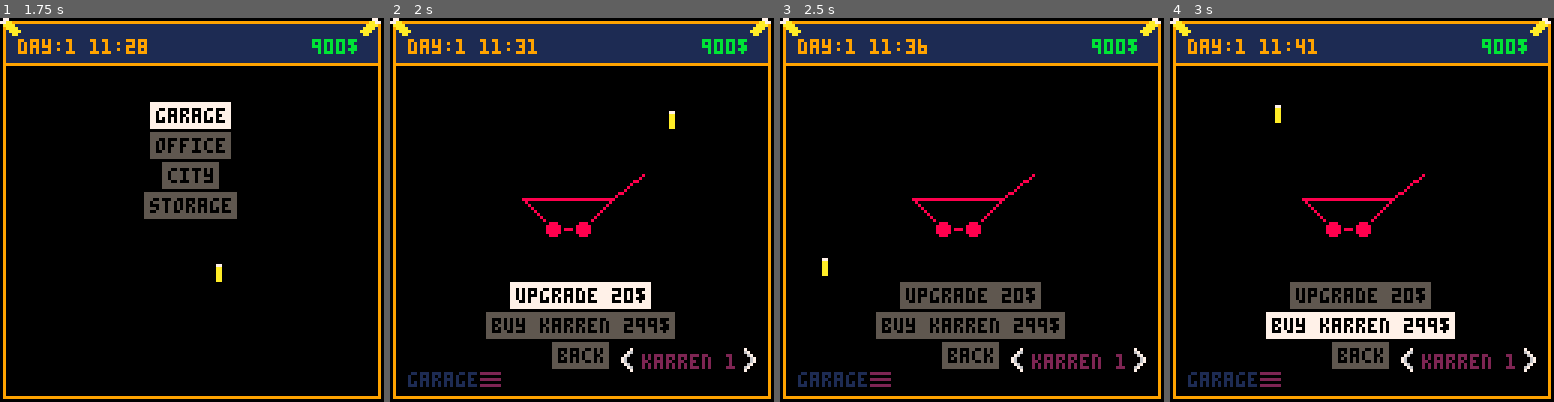
Above: before the commit, frames 1-4 (left to right).
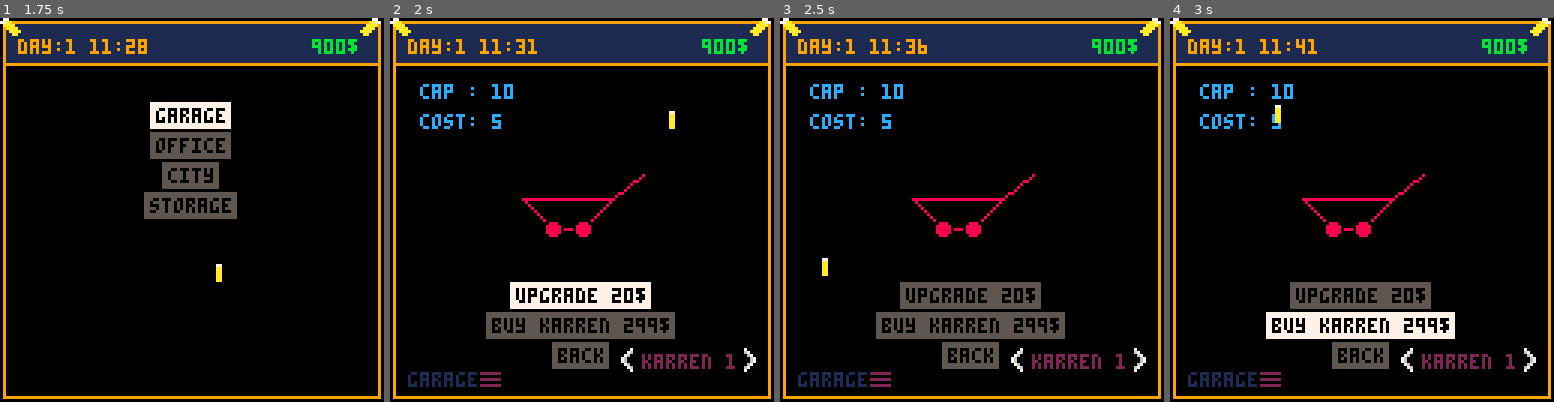
Above: after the commit, the same moments.

Repository: Oppodelldog/koelschkarren
Game: PICO-8 cartridge game.p8
The game is run twice, just before and just after one commit, with the same random seed, the same clock (stepped at 60 frames per second) and the same inputs.
Inputs (mouse positions are in pixels of both pictures, inside the frame that each line leads up to):
- Up to frame 1 (1.75 s): click (157, 121) at 0.67 s; tap O (Z key) at 1.07 s; click (218, 267) at 1.22 s
- Up to frame 2 (2 s): click (670, 114) at 1.77 s; tap O (Z key) at 1.8 s
- Up to frame 3 (2.5 s): click (826, 259) at 2.32 s; hold Right from 2.33 s (still down); tap O (Z key) at 2.43 s
- Up to frame 4 (3 s): keep holding Right; click (1277, 106) at 2.87 s

Frame 1 is identical in both runs. In frame 2, 0.6% of the frame differs, in the area x 7-33%, y 17-29%; in frame 3, 0.6%; in frame 4, 0.6%.

Commit message:
fix city menu color when green add capacity and cost to garage karren display

Diff:
--- a/game.p8
+++ b/game.p8
@@ -387,11 +387,10 @@
 local tc,x,m,t,k,n,p
 	color(8)
 	tc=8
-	if sel then tc=6 end
 	x=80	y=25+idx*8
 	m=scn_city.menu_karren
-	i = m.i[idx]
- k = data.karren[i.fidx]
+	i=m.i[idx]
+ k=data.karren[i.fidx]
  n=k.name
 
 	if k.poi!=nil then
@@ -399,6 +398,7 @@
 		line(x-2,y+2,p.x,p.y,2)
 		tc=11
 	end
+	if sel then tc=6 end
 	print(n,x,y,tc)
 
 	return {
@@ -421,6 +421,14 @@
 local k
 k=data.karren[scn_garage.sk]
 print(k.name,84,112,2)
+end
+
+function draw_garage_karren_cap()
+local k=data.karren[scn_garage.sk]
+local cap=data.karren_cap(k)
+local cost=data.karren_cost(k)
+print("cap : "..cap,10,22,12)
+print("cost: "..cost,10,32,12)
 end
 
 
@@ -591,6 +599,7 @@
 	draw_top_bar()
 	draw_grage_karren(scn_garage.sk)
 	draw_garage_karren_name()
+	draw_garage_karren_cap()
 	draw_mouse()
 end,
 u=function()
@@ -1009,6 +1018,7 @@
 
 function confirm_menu(m)
 	if m.c then return end
+	if m.s==0 then return end
 	if m.i[m.s].s!=nil then
 		sfx(m.i[m.s].s)
 	end
@@ -1072,17 +1082,23 @@
 	money=900,
 	timespeed=10,
 	popularity=0,
+	caps={
+		10,15,20,25,30
+	},
+	costs={
+	  5,10,15,20,25
+	},
 	storage={
 		num=1,
 		beer=4,
 		bps=15, -- beer per storage
 	},
 	karren={
-	{name="karren 1",b=10,p=1,poi=nil,u={s=1,mb=10}},
-	{name="karren 2",b=0,p=1,poi=1,u={s=1,mb=8}},
-	{name="karren 3",b=10,p=1,poi=2,u={s=1,mb=10}},
-	{name="karren 4",b=10,p=1,poi=2,u={s=1,mb=10}},
-	{name="karren 5",b=10,p=1,poi=2,u={s=1,mb=10}},
+	{name="karren 1",b=10,p=1,poi=nil,u={s=1}},
+	{name="karren 2",b=0,p=1,poi=1,u={s=1}},
+	{name="karren 3",b=10,p=1,poi=2,u={s=1}},
+	{name="karren 4",b=10,p=1,poi=2,u={s=1}},
+	{name="karren 5",b=10,p=1,poi=2,u={s=1}},
 	},
 	research={
 		{v=0},{v=0},{v=0},
@@ -1102,6 +1118,12 @@
 			data.hour=0
 			data.day+=1
 		end
+	end,
+	karren_cap=function(k)
+		return data.caps[k.u.s]
+	end,
+	karren_cost=function(k)
+		return data.costs[k.u.s]
 	end,
 	minutes=function()
 		return data.hour*60+data.minute
